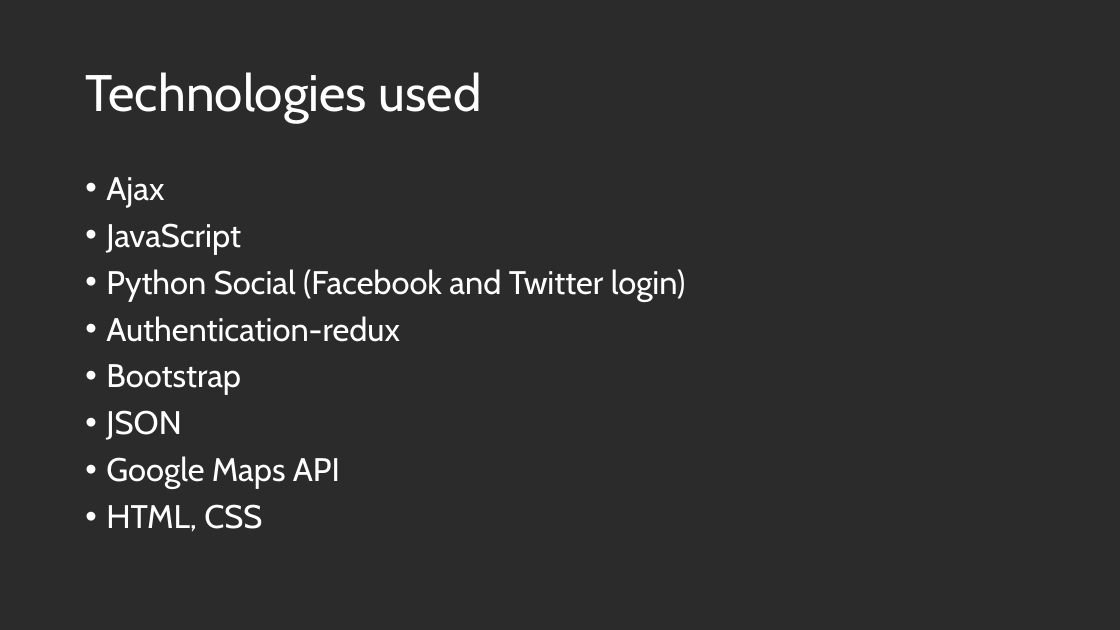
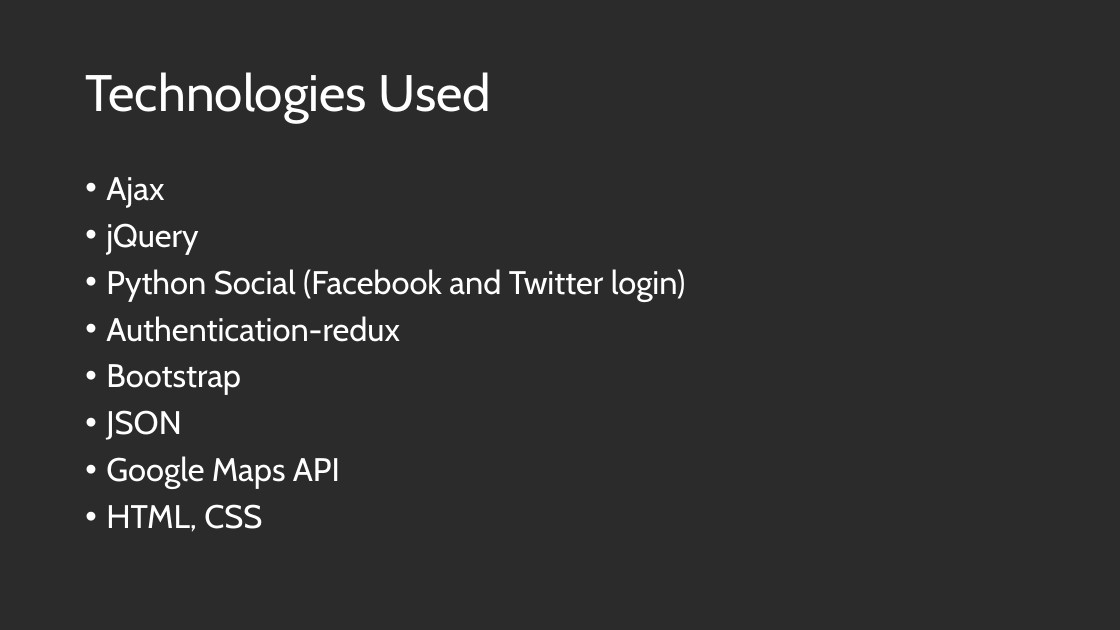
Before and after one commit to fmavb/travelmate, a slide deck: slide 5 of travelmate.pptx. Drawn at 1120x630 pixels with LibreOffice and Linux fonts; fonts in the diff are those of the drawing; background and template pictures are left out; a plain dark background stands for a picture behind light text. Boxes give left, top, right and bottom in pixels: in the first picture for what was removed or moved away, otherwise in the second. Text is boxed around its words. In the diff, an @@ line names an element or a change of style, - is before the commit and + after.

```diff
--- a/travelmate.pptx
+++ b/travelmate.pptx
@@ title at <box>85,72,492,122</box>: text changed @@
-Technologies used
+Technologies Used
@@ text at <box>106,223,198,255</box>: text changed @@
-• JavaScript
+• jQuery
```
Also in this commit, not shown: 2 other slides changed, 1 other file.
